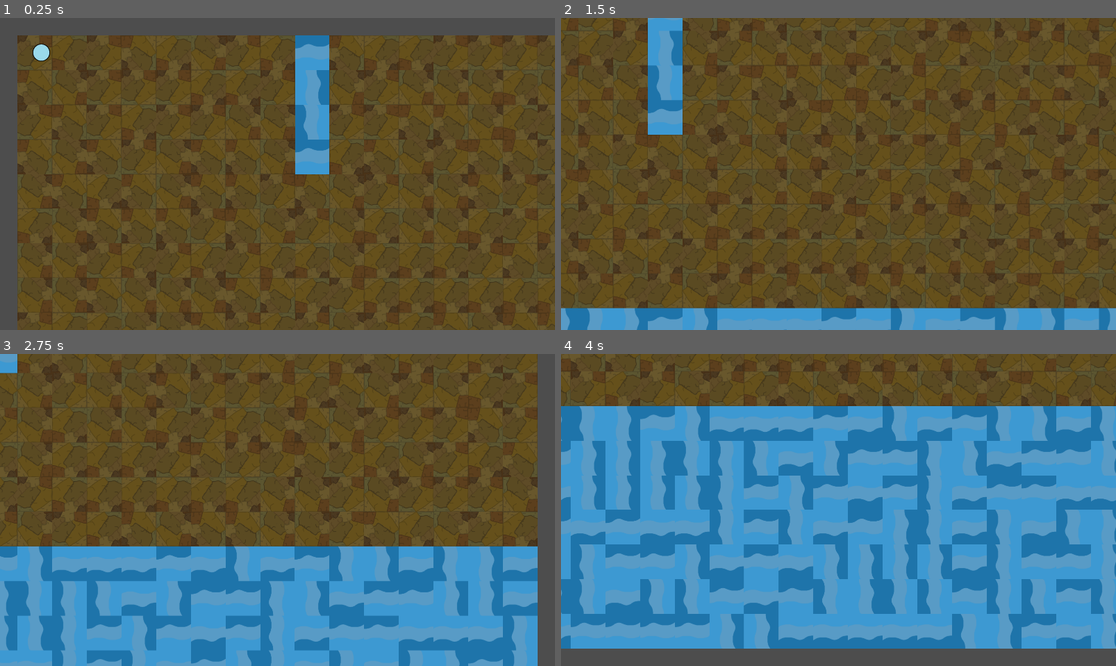
Above: before the commit, frames 1-4 (two rows, left to right).
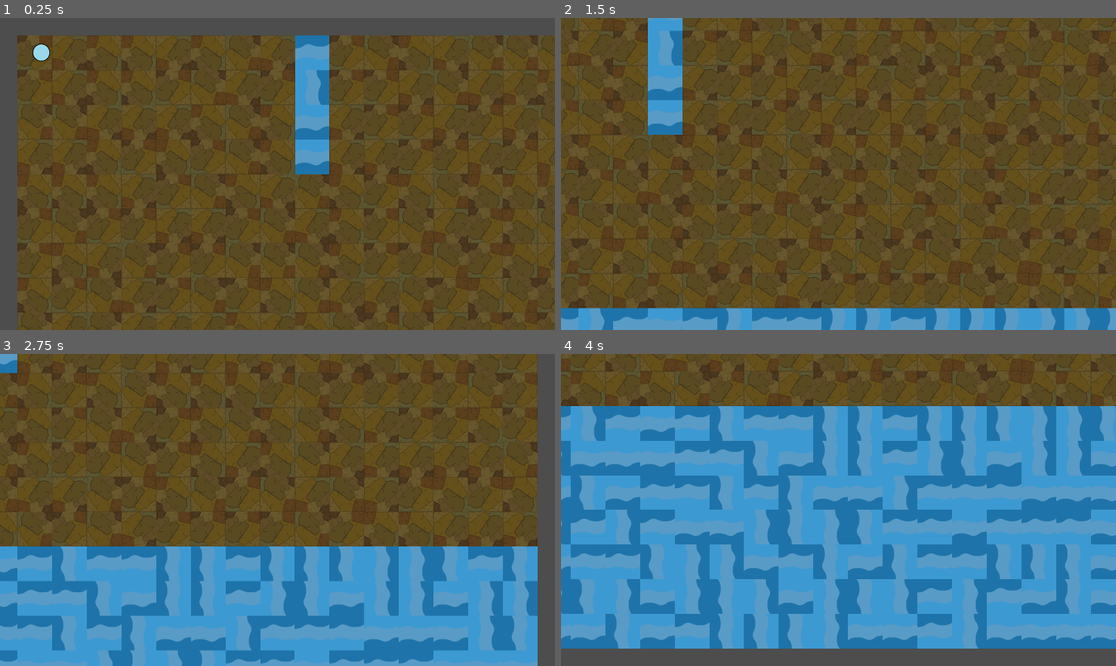
Above: after the commit, the same moments.

Repository: jokutdavid/windymob
Game: Godot game, scene res://scenes/main.tscn
Same seed, same stepped clock (60 frames per second), same inputs: the game is played once before the commit and once after it.
Inputs (mouse positions are in pixels of both pictures, inside the frame that each line leads up to):
- Up to frame 1 (0.25 s): no input
- Up to frame 2 (1.5 s): move the mouse to (960, 158) at 0.52 s; hold Right (ui_right) 0.53-1.25 s; click (960, 158) at 0.67 s; drag from (727, 189) to (577, 52) at 1.27 s
- Up to frame 3 (2.75 s): move the mouse to (333, 441) at 2.02 s; hold Right (ui_right) from 2.03 s (still down)
- Up to frame 4 (4 s): release Right (ui_right) at 2.75 s; tap Enter at 2.75 s; drag from (810, 572) to (627, 357) at 2.77 s; move the mouse to (1005, 556) at 3.52 s; hold Left (ui_left) from 3.53 s (still down)

The runs differ from the first frame. In frame 1, 7.1% of the frame differs, in the area x 3-100%, y 5-100%; in frame 2, 10%; in frame 3, 20%; in frame 4, 40%, in the area x 0-100%, y 0-95%.

Commit message:
Renames "Creatures" node to "People"
Renames the "Creatures" node to "People" for better clarity.

Adds a "none" tile type.

Refactors tile sprite updating to only occur when the tile type changes.

Renames `randomize_text_rotations` to `randomize_texture_rotations`.

Diff:
--- a/scenes/main.tscn
+++ b/scenes/main.tscn
@@ -14,9 +14,9 @@
 [node name="TilesNode" type="Node2D" parent="Game"]
 script = ExtResource("2_jyhfs")
 
-[node name="Creatures" type="Node2D" parent="Game"]
+[node name="People" type="Node2D" parent="Game"]
 
-[node name="Human" parent="Game/Creatures" instance=ExtResource("3_jyhfs")]
+[node name="Human" parent="Game/People" instance=ExtResource("3_jyhfs")]
 position = Vector2(60, 60)
 
 [node name="Camera2D" type="Camera2D" parent="."]
--- a/scripts/tile.gd
+++ b/scripts/tile.gd
@@ -3,12 +3,15 @@
 @export var type = tile_type.dirt
 var id : Vector2
 
+var old_type = tile_type.none
+
 enum tile_type {
+	none,
 	dirt,
 	shallow_water,
 }
 
-func randomize_text_rotations():
+func randomize_texture_rotations():
 	match randi_range(0, 3):
 		0:
 			$Area2D/TextureRect.rotation_degrees = 0
@@ -32,7 +35,9 @@
 	texture_rect.texture = texture
 
 func _ready():
-	randomize_text_rotations()
+	randomize_texture_rotations()
 
 func _process(delta):
-	update_sprite()
+	if type != old_type:
+		old_type = type
+		update_sprite()
